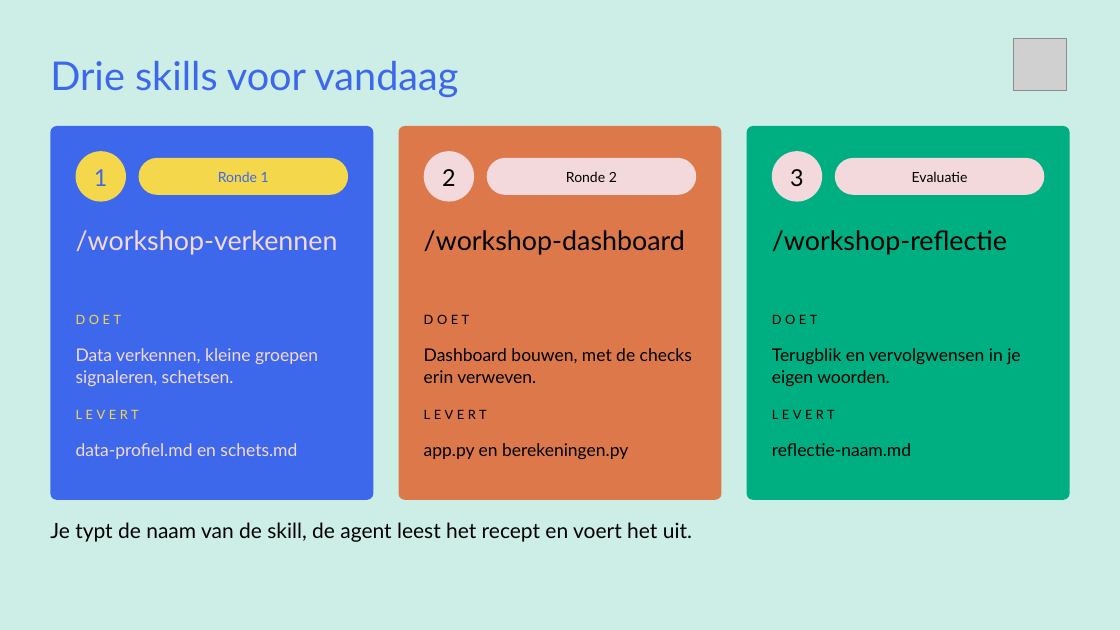
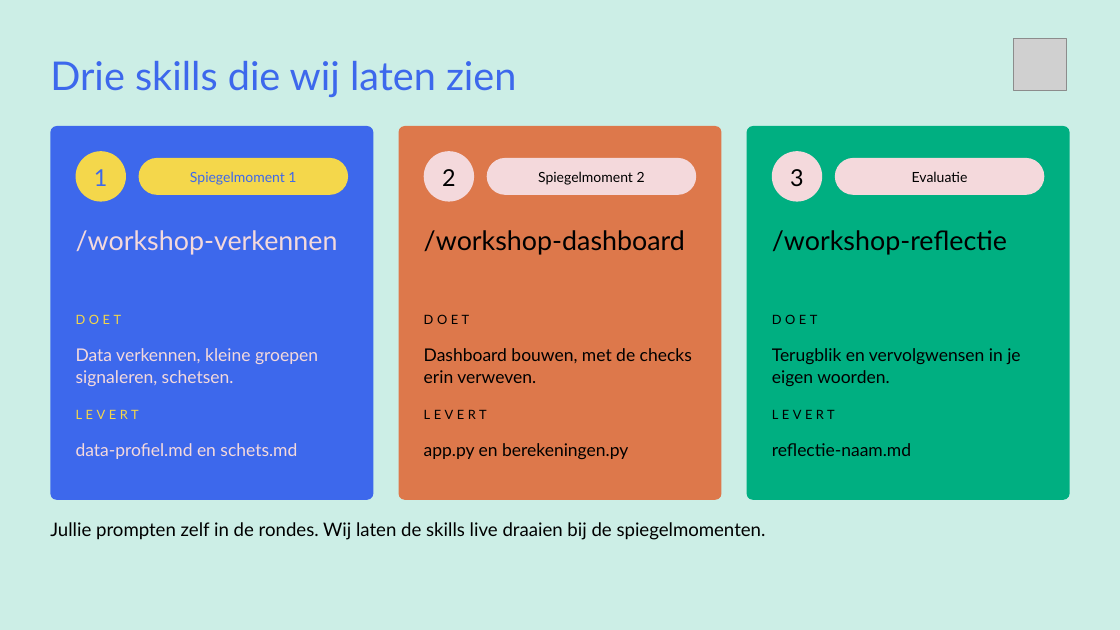
Before and after one commit to cedanl/clidev-presentaties, a slide deck: slide 9 of workshop-rad/exports/261005_workshop_rad_uitvoering.pptx. Drawn at 1120x630 pixels with LibreOffice and Linux fonts; fonts in the diff are those of the drawing; grey boxes stand for pictures. Boxes give left, top, right and bottom in pixels: in the first picture for what was removed or moved away, otherwise in the second. Text is boxed around its words. In the diff, an @@ line names an element or a change of style, - is before the commit and + after.

```diff
--- a/workshop-rad/exports/261005_workshop_rad_uitvoering.pptx
+++ b/workshop-rad/exports/261005_workshop_rad_uitvoering.pptx
@@ text at <box>50,61,516,97</box>: text changed @@
-Drie skills voor vandaag
+Drie skills die wij laten zien
@@ text at <box>190,171,296,185</box>: text changed @@
-Ronde 1
+Spiegelmoment 1
@@ text at <box>538,171,645,185</box>: text changed @@
-Ronde 2
+Spiegelmoment 2
@@ text at <box>50,522,766,540</box>: text changed; size 18 to 16 pt @@
-Je typt de naam van de skill, de agent leest het recept en voert het uit.
+Jullie prompten zelf in de rondes. Wij laten de skills live draaien bij de spiegelmomenten.
```
Also in this commit, not shown: 4 other slides changed, 1 slide added, 1 slide removed, 4 other files.
